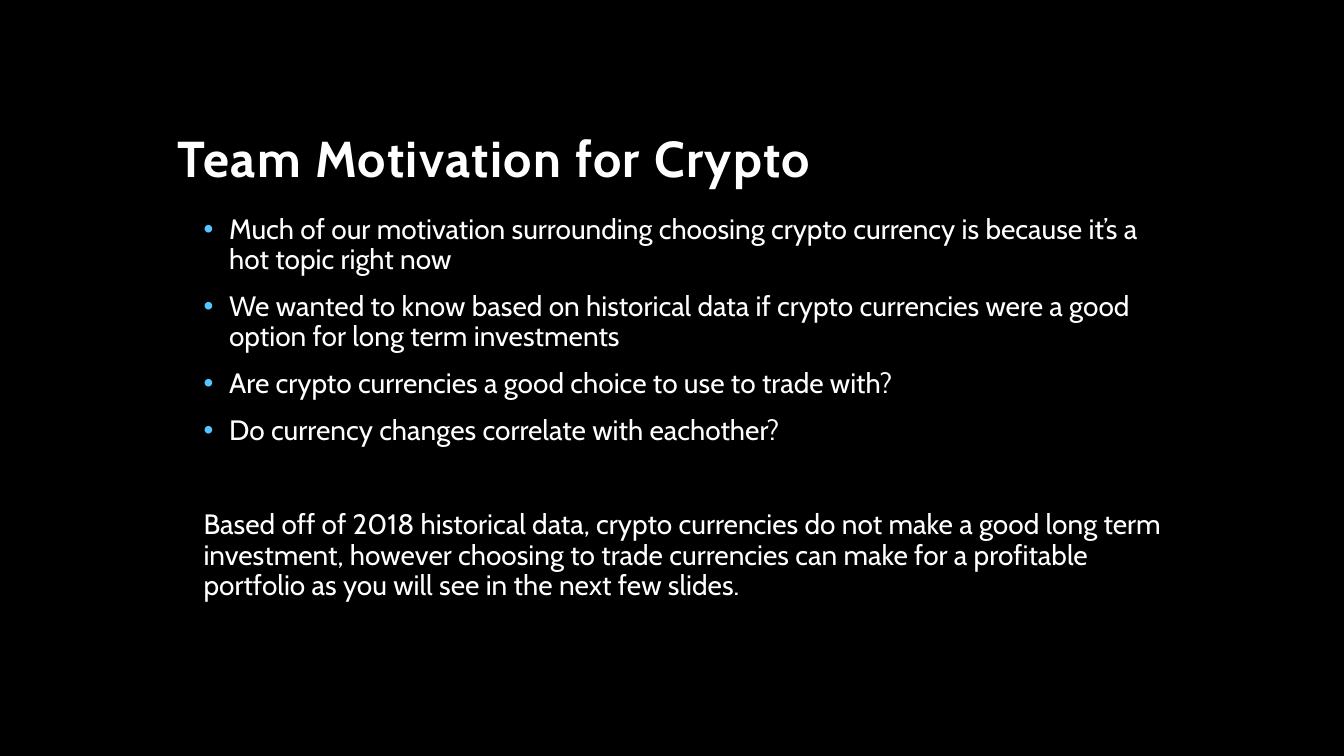
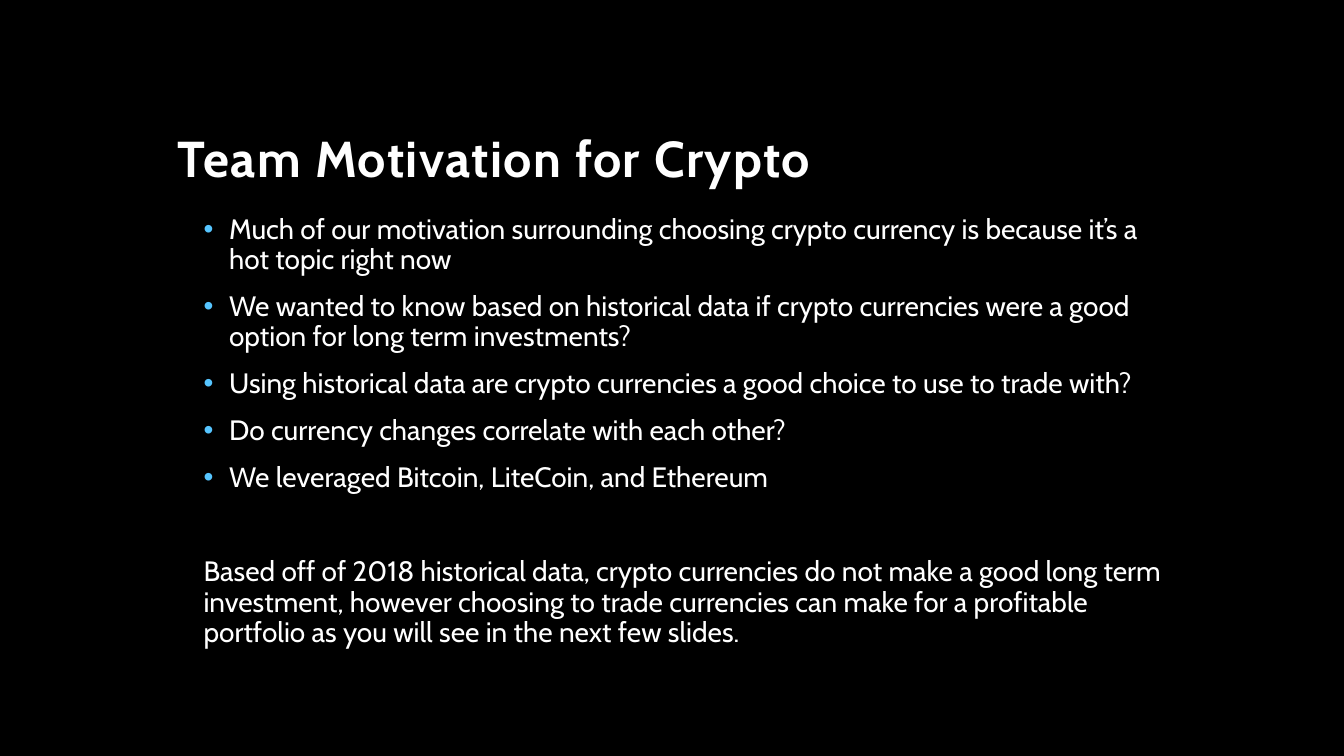
Before and after one commit to ascott4680/Project_01, a slide deck: slide 2 of Project 01.pptx. Drawn at 1344x756 pixels with LibreOffice and Linux fonts; fonts in the diff are those of the drawing; background and template pictures are left out. Boxes give left, top, right and bottom in pixels: in the first picture for what was removed or moved away, otherwise in the second. Text is boxed around its words. In the diff, an @@ line names an element or a change of style, - is before the commit and + after.

Commit message:
PPT UPDATE

```diff
--- a/Project 01.pptx
+++ b/Project 01.pptx
@@ text at (229, 295, 1131, 494): text changed @@
-  • We wanted to know based on historical data if crypto currencies were a good option for long term investments
-  • Are crypto currencies a good choice to use to trade with?
-  • Do currency changes correlate with eachother?
+  • We wanted to know based on historical data if crypto currencies were a good option for long term investments?
+  • Using historical data are crypto currencies a good choice to use to trade with?
+  • Do currency changes correlate with each other?
+  • We leveraged Bitcoin, LiteCoin, and Ethereum
```
Also in this commit, not shown: 1 slide added, 1 other file.
